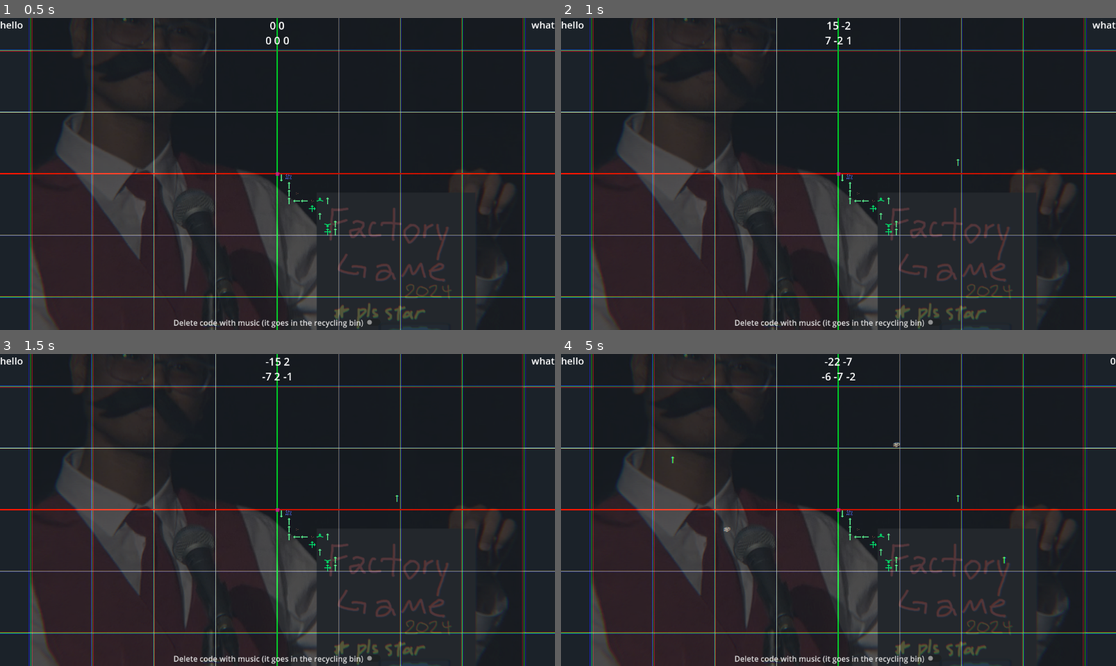
Above: before the commit, frames 1-4 (two rows, left to right).
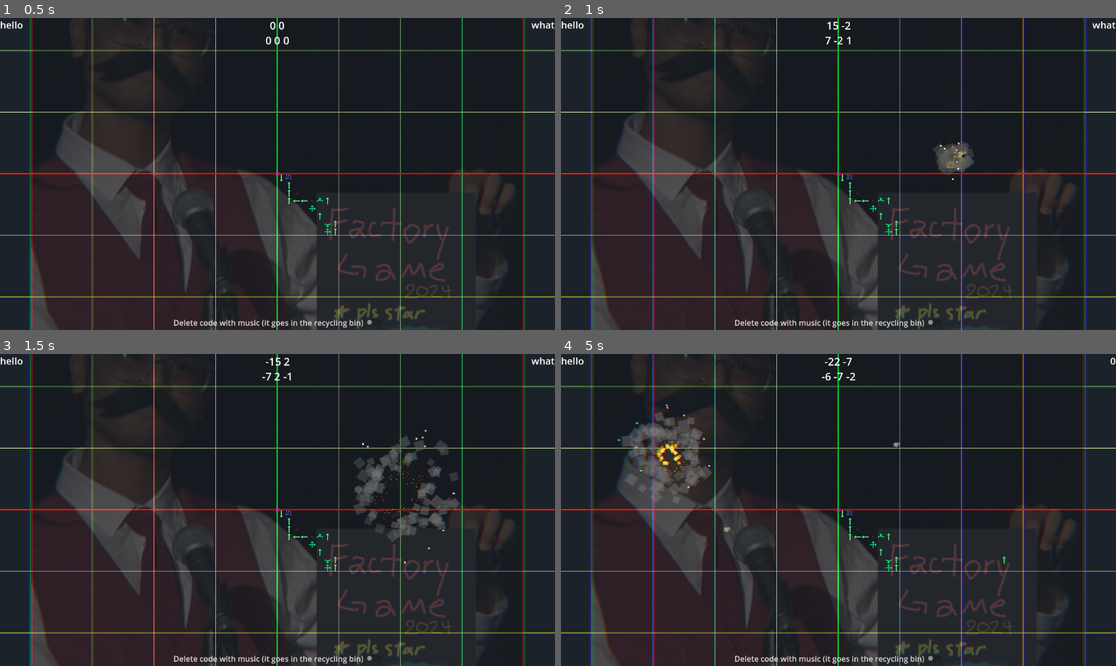
Above: after the commit, the same moments.

Repository: solirides/mechcraft2
Game: Godot game, scene res://scenes/game.tscn
Same seed, same stepped clock (60 frames per second), same inputs: the game is played once before the commit and once after it.
Inputs (mouse positions are in pixels of both pictures, inside the frame that each line leads up to):
- Up to frame 1 (0.5 s): no input
- Up to frame 2 (1 s): tap Enter at 0.5 s; move the mouse to (960, 158) at 0.52 s; press the mouse at (960, 158) at 0.53 s; tap V (ping) at 0.8 s
- Up to frame 3 (1.5 s): move the mouse to (166, 525) at 1.27 s; release the mouse at (166, 525) at 1.28 s; tap V (ping) at 1.35 s
- Up to frame 4 (5 s): tap P (resource) at 1.55 s; move the mouse to (894, 441) at 2.02 s; hold P (resource) 2.03-2.78 s; right-click (894, 441) at 2.3 s; tap Space (pause) at 2.75, 4.25 s; move the mouse to (810, 572) at 2.77 s; right-click (810, 572) at 2.85 s; tap B (tick) at 3.05 s; tap Enter at 3.5 s; move the mouse to (1005, 556) at 3.52 s; hold B (tick) 3.53-4.28 s; click (1005, 556) at 3.8 s; move the mouse to (672, 463) at 4.27 s; click (672, 463) at 4.35 s; tap V (ping) at 4.55 s

Frame 1 is identical in both runs. In frame 2, 0.6% of the frame differs, in the area x 67-75%, y 39-52%; in frame 3, 2.3%; in frame 4, 2.4%, in the area x 10-72%, y 15-48%.

Commit message:
accidentally found a giant bug
turns out that the world's chunks were all pointing to the same array instead of having their own copies

also explosion

Diff:
--- /dev/null
+++ b/assets/literally_one_pixel.tres
@@ -0,0 +1,9 @@
+[gd_resource type="GradientTexture2D" load_steps=2 format=3 uid="uid://cyfxa8sgg6uyi"]
+
+[sub_resource type="Gradient" id="Gradient_7vaun"]
+colors = PackedColorArray(1, 1, 1, 1, 1, 1, 1, 1)
+
+[resource]
+gradient = SubResource("Gradient_7vaun")
+width = 1
+height = 1
--- /dev/null
+++ b/assets/particles/explosion3.tres
@@ -0,0 +1,30 @@
+[gd_resource type="ParticleProcessMaterial" load_steps=5 format=3 uid="uid://c1kk3xv35uc3c"]
+
+[sub_resource type="Gradient" id="Gradient_w7jcm"]
+offsets = PackedFloat32Array(0, 0.119782, 0.170599, 0.591652, 0.856624)
+colors = PackedColorArray(1, 0.987333, 0.62, 1, 1, 0.852, 0.26, 1, 0.94, 0.5076, 0.0752, 1, 0.91693, 0.370757, 0.228857, 1, 0.35, 0.0875, 0.0875, 1)
+
+[sub_resource type="GradientTexture1D" id="GradientTexture1D_rqkdp"]
+gradient = SubResource("Gradient_w7jcm")
+
+[sub_resource type="Curve" id="Curve_2flnn"]
+max_value = 10.0
+_data = [Vector2(0.0239316, 8.07645), 0.0, 0.0, 0, 0, Vector2(0.155556, 6.47349), -27.3505, -27.3505, 0, 0, Vector2(0.254701, 1.54439), 0.0, 0.0, 0, 0]
+point_count = 3
+
+[sub_resource type="CurveTexture" id="CurveTexture_yl6ao"]
+curve = SubResource("Curve_2flnn")
+
+[resource]
+particle_flag_disable_z = true
+emission_shape = 1
+emission_sphere_radius = 10.1
+angle_max = 360.0
+spread = 180.0
+radial_velocity_min = 112.21
+radial_velocity_max = 112.21
+gravity = Vector3(0, 0, 0)
+damping_min = 66.291
+damping_max = 66.291
+scale_curve = SubResource("CurveTexture_yl6ao")
+color_ramp = SubResource("GradientTexture1D_rqkdp")
--- /dev/null
+++ b/assets/particles/explosion4.tres
@@ -0,0 +1,35 @@
+[gd_resource type="ParticleProcessMaterial" load_steps=5 format=3 uid="uid://c8qbpsamo5v4c"]
+
+[sub_resource type="Gradient" id="Gradient_gmv5n"]
+offsets = PackedFloat32Array(0, 0.0417423, 0.408348, 0.894737)
+colors = PackedColorArray(0.125911, 0.125911, 0.125911, 0.0666667, 0.317647, 0.317647, 0.317647, 0.364706, 0.533037, 0.533037, 0.533037, 0.388235, 0.165656, 0.165656, 0.165656, 0.533333)
+
+[sub_resource type="GradientTexture1D" id="GradientTexture1D_xvcro"]
+gradient = SubResource("Gradient_gmv5n")
+
+[sub_resource type="Curve" id="Curve_fnpwq"]
+max_value = 10.0
+_data = [Vector2(0, 1.9852), 0.0, -0.374095, 0, 0, Vector2(0.0615385, 6.11282), 0.0, 0.0, 0, 0, Vector2(0.870085, 4.71023), -4.20777, -4.20777, 0, 0, Vector2(0.994872, 3.9889), 0.0, 0.0, 0, 0]
+point_count = 4
+
+[sub_resource type="CurveTexture" id="CurveTexture_ij1km"]
+curve = SubResource("Curve_fnpwq")
+
+[resource]
+particle_flag_disable_z = true
+emission_shape = 6
+emission_ring_axis = Vector3(0, 0, 1)
+emission_ring_height = 1.0
+emission_ring_radius = 2.105
+emission_ring_inner_radius = 1.22
+angle_max = 360.0
+spread = 180.0
+radial_velocity_min = 125.41
+radial_velocity_max = 237.62
+gravity = Vector3(0, 0, 0)
+damping_min = 66.291
+damping_max = 66.291
+scale_min = 2.0
+scale_max = 4.0
+scale_curve = SubResource("CurveTexture_ij1km")
+color_ramp = SubResource("GradientTexture1D_xvcro")
--- /dev/null
+++ b/assets/particles/explosion5.tres
@@ -0,0 +1,21 @@
+[gd_resource type="ParticleProcessMaterial" load_steps=3 format=3 uid="uid://b3uhyjaneolkv"]
+
+[sub_resource type="Curve" id="Curve_5ysaw"]
+max_value = 10.0
+_data = [Vector2(0, 2.02528), 0.0, 0.0, 0, 0, Vector2(0.0940171, 3.02713), 0.0, 0.0, 0, 0, Vector2(1, 3.42787), 0.0, 0.0, 0, 0]
+point_count = 3
+
+[sub_resource type="CurveTexture" id="CurveTexture_cc2nw"]
+curve = SubResource("Curve_5ysaw")
+
+[resource]
+particle_flag_disable_z = true
+emission_shape = 1
+emission_sphere_radius = 1.0
+spread = 180.0
+radial_velocity_min = 250.83
+radial_velocity_max = 250.83
+gravity = Vector3(0, 0, 0)
+radial_accel_min = 8.58
+radial_accel_max = 8.58
+scale_curve = SubResource("CurveTexture_cc2nw")
--- a/scenes/explosion.tscn
+++ b/scenes/explosion.tscn
@@ -1,15 +1,11 @@
-[gd_scene load_steps=7 format=3 uid="uid://bj0bk6v1kl11r"]
+[gd_scene load_steps=10 format=3 uid="uid://bj0bk6v1kl11r"]
 
-[ext_resource type="Material" uid="uid://cavmokip0do8s" path="res://assets/particles/explosion1.tres" id="1_2pj41"]
+[ext_resource type="Material" uid="uid://c1kk3xv35uc3c" path="res://assets/particles/explosion3.tres" id="1_lkgc8"]
+[ext_resource type="Script" path="res://scripts/explosion.gd" id="1_we173"]
+[ext_resource type="Texture2D" uid="uid://cyfxa8sgg6uyi" path="res://assets/literally_one_pixel.tres" id="2_2s8ae"]
+[ext_resource type="Material" uid="uid://c8qbpsamo5v4c" path="res://assets/particles/explosion4.tres" id="2_lgwhb"]
 [ext_resource type="Material" uid="uid://cd4xldnsdpb6p" path="res://assets/particles/explosion2.tres" id="2_vgy3m"]
-
-[sub_resource type="Gradient" id="Gradient_cdgjf"]
-colors = PackedColorArray(0.63501, 0.350153, 0.264596, 1, 0.958295, 0.74561, 0.459311, 1)
-
-[sub_resource type="GradientTexture2D" id="GradientTexture2D_ht38o"]
-gradient = SubResource("Gradient_cdgjf")
-width = 8
-height = 8
+[ext_resource type="Material" uid="uid://b3uhyjaneolkv" path="res://assets/particles/explosion5.tres" id="3_lp1eu"]
 
 [sub_resource type="Gradient" id="Gradient_ud8p1"]
 colors = PackedColorArray(1, 1, 1, 1, 1, 1, 1, 1)
@@ -19,16 +15,42 @@
 width = 2
 height = 2
 
-[node name="Explosion" type="Node2D"]
+[sub_resource type="ParticleProcessMaterial" id="ParticleProcessMaterial_ip7pj"]
+particle_flag_disable_z = true
+inherit_velocity_ratio = 1.0
+initial_velocity_min = 148.51
+initial_velocity_max = 148.51
+gravity = Vector3(0, 0, 0)
+scale_min = 4.3
+scale_max = 7.61
 
-[node name="GPUParticles2D" type="GPUParticles2D" parent="."]
-position = Vector2(182, 103)
-amount = 40
-process_material = ExtResource("1_2pj41")
-texture = SubResource("GradientTexture2D_ht38o")
-explosiveness = 1.0
+[node name="Explosion" type="Node2D" node_paths=PackedStringArray("fire", "smoke", "thing")]
+script = ExtResource("1_we173")
+fire = NodePath("Fire")
+smoke = NodePath("Fire/Smoke")
+thing = NodePath("Fire/IDK")
+
+[node name="Fire" type="GPUParticles2D" parent="."]
+amount = 100
+process_material = ExtResource("1_lkgc8")
+texture = ExtResource("2_2s8ae")
+explosiveness = 0.67
+
+[node name="Smoke" type="GPUParticles2D" parent="Fire"]
+amount = 80
+process_material = ExtResource("2_lgwhb")
+texture = ExtResource("2_2s8ae")
+explosiveness = 0.76
+
+[node name="IDK" type="GPUParticles2D" parent="Fire"]
+amount = 10
+sub_emitter = NodePath("../../GPUParticles2D3")
+process_material = ExtResource("3_lp1eu")
+texture = ExtResource("2_2s8ae")
+explosiveness = 0.81
 
 [node name="GPUParticles2D2" type="GPUParticles2D" parent="."]
+visible = false
 position = Vector2(182, 103)
 amount = 40
 process_material = ExtResource("2_vgy3m")
@@ -36,3 +58,9 @@
 lifetime = 3.0
 explosiveness = 1.0
 trail_enabled = true
+
+[node name="GPUParticles2D3" type="GPUParticles2D" parent="."]
+visible = false
+process_material = SubResource("ParticleProcessMaterial_ip7pj")
+texture = ExtResource("2_2s8ae")
+lifetime = 0.25
--- a/scenes/game.tscn
+++ b/scenes/game.tscn
@@ -1,8 +1,9 @@
-[gd_scene load_steps=25 format=3 uid="uid://wbpqro6tssd5"]
+[gd_scene load_steps=26 format=3 uid="uid://wbpqro6tssd5"]
 
 [ext_resource type="Script" path="res://scripts/json.gd" id="1_3pqby"]
 [ext_resource type="Script" path="res://scripts/tilemap.gd" id="2_e3udp"]
 [ext_resource type="Texture2D" uid="uid://y7usubla6juc" path="res://assets/tiles/1-conveyor.png" id="2_obwd8"]
+[ext_resource type="PackedScene" uid="uid://bj0bk6v1kl11r" path="res://scenes/explosion.tscn" id="2_vobb8"]
 [ext_resource type="Texture2D" uid="uid://yqteq3q57wm2" path="res://assets/tiles/2-constructor.png" id="3_adxkv"]
 [ext_resource type="Script" path="res://scripts/camera.gd" id="4_3i4pa"]
 [ext_resource type="Script" path="res://scripts/classes.gd" id="4_mms3p"]
@@ -72,7 +73,9 @@
 z_index = -10
 texture = ExtResource("10_1k22r")
 
-[node name="TileMap" type="TileMap" parent="." node_paths=PackedStringArray("gui", "debug_dot")]
+[node name="Explosion" parent="." instance=ExtResource("2_vobb8")]
+
+[node name="TileMap" type="TileMap" parent="." node_paths=PackedStringArray("gui", "debug_dot", "explosion")]
 tile_set = SubResource("TileSet_huth1")
 format = 2
 layer_0/name = "Tiles"
@@ -83,6 +86,7 @@
 script = ExtResource("2_e3udp")
 gui = NodePath("../Camera/Camera2D/GUI")
 debug_dot = NodePath("../DebugDot")
+explosion = NodePath("../Explosion")
 
 [node name="Debug" type="Node" parent="TileMap"]
 
--- /dev/null
+++ b/scripts/explosion.gd
@@ -0,0 +1,27 @@
+extends Node2D
+
+
+@export var fire:Node = null
+@export var smoke:Node = null
+@export var thing:Node = null
+
+
+# Called when the node enters the scene tree for the first time.
+func _ready():
+	fire.one_shot = true
+	smoke.one_shot = true
+	thing.one_shot = true
+	fire.emitting = false
+	smoke.emitting = false
+	thing.emitting = false
+	#explode()
+
+
+# Called every frame. 'delta' is the elapsed time since the previous frame.
+func _process(delta):
+	pass
+
+func explode():
+	fire.emitting = true
+	smoke.emitting = true
+	thing.emitting = true
--- a/scripts/tilemap.gd
+++ b/scripts/tilemap.gd
@@ -6,6 +6,7 @@
 @onready var json = get_node("../Json")
 @export var gui:CanvasLayer = null
 @export var debug_dot:Polygon2D = null
+@export var explosion:Node = null
 
 var running = false
 var last_tick = 0
@@ -56,6 +57,12 @@
 	var p = get_global_mouse_position()
 	var gc = Vector2i(floor(p.x / 16), floor(p.y / 16))
 	var lc = global2local(gc)
+	var idx = local2index(Vector2i(lc.x, lc.y))
+	var lc2 = index2local(idx, lc.z)
+	var gc2 = local2global(lc2)
+	#gui.debug(str(gc.x) + " " + str(gc.y) + "\n" + str(lc.x) + " " + str(lc.y) + " " + str(lc.z) + \
+		#"\n" + str(idx) + "\n" + str(lc2.x) + " " + str(lc2.y) + " " + str(lc2.z) + \
+		#"\n" + str(gc2.x) + " " + str(gc2.y))
 	gui.debug(str(gc.x) + " " + str(gc.y) + "\n" + str(lc.x) + " " + str(lc.y) + " " + str(lc.z))
 
 
@@ -72,13 +79,12 @@
 
 	if event.is_action_pressed("left_click"):
 		var p = get_global_mouse_position()
-
-		print(p);
-		set_tile(0, Vector2i(floor(p.x/16), floor(p.y/16)), selected_tile, tile_rotation)
-#		var c = Vector2i(int(p.x) / 16, int(p.y) / 16)
-#		self.set_cell(0, c, selected_tile, Vector2i.ZERO, tile_rotation)
-#		world_tiles[0][c.x + c.y * chunk_size] = selected_tile
-#		world_tiledata[0]["rotation"][c.x + c.y * chunk_size] = tile_rotation
+		var gc = Vector2i(floor(p.x/16), floor(p.y/16))
+		print(p)
+		print(gc)
+		if (bounds.has_point(gc)):
+			set_tile(0, gc, selected_tile, tile_rotation)
+
 	if event.is_action_pressed("middle_click"):
 		var p = get_global_mouse_position()
 		var tile_pos = Vector2i(floor(p.x / 16), floor(p.y / 16))
@@ -91,11 +97,10 @@
 
 	if event.is_action_pressed("right_click"):
 		var p = get_global_mouse_position()
+		var gc = Vector2i(floor(p.x/16), floor(p.y/16))
 		print(p);
-		if (bounds.has_point(p)):
-			set_tile(0, Vector2i(floor(p.x/16), floor(p.y/16)), 0, 0)
-		else:
-			pass
+		if (bounds.has_point(gc)):
+			set_tile(0, gc, 0, 0)
 
 	if event.is_action_pressed("reload"):
 		print("recalculate")
@@ -116,7 +121,10 @@
 		var p = get_global_mouse_position()
 		print(p);
 		var c = Vector2i(int(p.x) / 16, int(p.y) / 16)
+		var gc = Vector2i(floor(p.x/16), floor(p.y/16))
+		var lc = global2local(gc)
 		print("PING " + " " + str(c) + " " + str(global2local(Vector2i(floor(p.x/16), floor(p.y/16)))) )
+		summon_the_sandworm_from_the_depths_of_the_dunes(gc, lc, local2index(Vector2i(lc.x, lc.y)))
 
 	if event.is_action_pressed("tick"):
 		print("tick")
@@ -197,6 +205,8 @@
 
 	var neighbors:Array[int] = [] # clockwise offset from current rotation
 	match int(id):
+		0:
+			neighbors = []
 		2:
 			neighbors = [1, 3]
 		3:
@@ -209,13 +219,13 @@
 		split = false
 		tile = n_tile
 		dir =  n_dir
-		print(tile)
+		print(str(tile) + " tile")
 		for b:int in neighbors:
 			var neighbor_dir = (b + dir) % 4 # direction to neighbor from current tile
 			var facing_gc:Vector2i = tile + SIDES[(b + dir) % 4]
 			var facing_lc:Vector3i = global2local(facing_gc)
 			#print(facing_lc)
-			print(facing_gc)
+			print(str(facing_gc) + " gc")
 			if not bounds.has_point(Vector2i(facing_lc.x,facing_lc.y)) or used_tiles[facing_gc.x][facing_gc.y] == 1:
 				# out of bounds
 				print("a")
@@ -226,7 +236,7 @@
 			var facing_idx:int = local2index(Vector2i(facing_lc.x,facing_lc.y))
 			var facing_rot:int = world_tiledata[c]["rotation"][facing_idx]
 			var facing_tile:int = world_tiles[c][facing_idx]
-
+			print(str(facing_tile) + " facing tile")
 			match facing_tile:
 				1: # conveyor
 					if facing_rot == (neighbor_dir + 2) % 4:
@@ -235,6 +245,7 @@
 						if split:
 							#result.append(line)
 							#priorities.append(priority)
+							print(split)
 							var a = detect_connections(facing_gc, facing_tile, priority + 1, facing_rot, true)
 							result.merge(a[0])
 							priorities.merge(a[1])
@@ -297,7 +308,6 @@
 							loop = true
 							split = true
 
-
 	result[gc2string(gc)] = line
 	priorities[gc2string(gc)] = priority
 
@@ -321,7 +331,6 @@
 						var index = local2index(Vector2i(lc.x, lc.y))
 						var id = world_tiles[lc.z][index]
 						if id != 0:
-							# doesn't work with balancers yet
 							match id:
 								1:
 									world_noise[lc.z][index] += 2
@@ -369,12 +378,19 @@
 										set_item(1, gc, 0)
 
 						world_noise[lc.z][index] = max(world_noise[lc.z][index] - 5, 0)
+						if world_noise[lc.z][index] >= 5:
+							summon_the_sandworm_from_the_depths_of_the_dunes(gc, lc, index)
+
 
 						#last_gc = gc
 						#last_lc = lc
 						#last_index = index
 
 
+
+func summon_the_sandworm_from_the_depths_of_the_dunes(gc:Vector2i, lc:Vector3i, index:int):
+	explosion.position = gc * 16
+	explosion.explode()
 
 #func initiate_resource_movement(tile_pos):
 	#var local_coords = global2local(tile_pos)
@@ -413,8 +429,7 @@
 				set_item(1, gc, 0)
 				set_item(1, next_gc, id)
 	else: # clogged
-		pass
-		world_noise[lc.z][idx] += 5
+		world_noise[lc.z][idx] += 6
 
 	#if next_tile and world_tiles[next_tile.z][local2index(Vector2i(next_tile.x, next_tile.y))] == 6:
 		#print("Moving resource from ", tile_pos, " to ", next_tile)
@@ -473,10 +488,13 @@
 func set_tile(layer:int, global_coords:Vector2i, tile:int, rotation:int):
 #	no storage data yet
 	var local_coords = global2local(global_coords)
+	var index = local2index(Vector2i(local_coords.x, local_coords.y))
 
 #	world_tiledata[local_coords.z]["storage"][local_coords.x + local_coords.y * chunk_size] = null
-	world_tiles[local_coords.z][local_coords.x + local_coords.y * chunk_size] = tile
-	world_tiledata[local_coords.z]["rotation"][local_coords.x + local_coords.y * chunk_size] = rotation
+	world_tiles[local_coords.z][index] = tile
+	world_tiledata[local_coords.z]["rotation"][index] = rotation
+	print(global_coords)
+	print(local_coords)
 	self.set_cell(layer, \
 			global_coords, tile, \
 			Vector2i.ZERO, rotation
@@ -534,11 +552,12 @@
 	world_tiledata = load_tiledata()
 	world_noise = load_noise()
 
+	var a = []
+	a.resize(bounds.size.y)
+	a.fill(0)
 	for i in bounds.size.x:
-		var a = []
-		a.resize(bounds.size.y)
-		a.fill(false)
-		used_tiles.append(a)
+		# make duplicate or else everything decides to use the same array
+		used_tiles.append(a.duplicate())
 
 
 	set_tilemap(world_tiles, world_tiledata)
@@ -568,7 +587,7 @@
 	a.resize(pow(chunk_size, 2))
 	a.fill(0)
 	for i in pow(world_size, 2) - len(world):
-		world.append(a)
+		world.append(a.duplicate())
 
 	return world
 
@@ -582,7 +601,7 @@
 	a.resize(pow(chunk_size, 2))
 	a.fill(0)
 	for i in pow(world_size, 2) - len(world):
-		world.append(a)
+		world.append(a.duplicate())
 
 	return world
 
@@ -599,7 +618,7 @@
 	a.fill(0)
 	var d:Dictionary = {"storage": a, "rotation": a, "state": a}
 	for i in pow(world_size, 2) - len(world):
-		world.append(d)
+		world.append(d.duplicate())
 
 	return world
 
@@ -616,7 +635,7 @@
 	a.resize(pow(chunk_size, 2))
 	a.fill(0)
 	for i in pow(world_size, 2) - len(world):
-		world.append(a)
+		world.append(a.duplicate())
 
 	return world
 
Not shown: 13 places in generated_tileset.tres that only renumber resources
